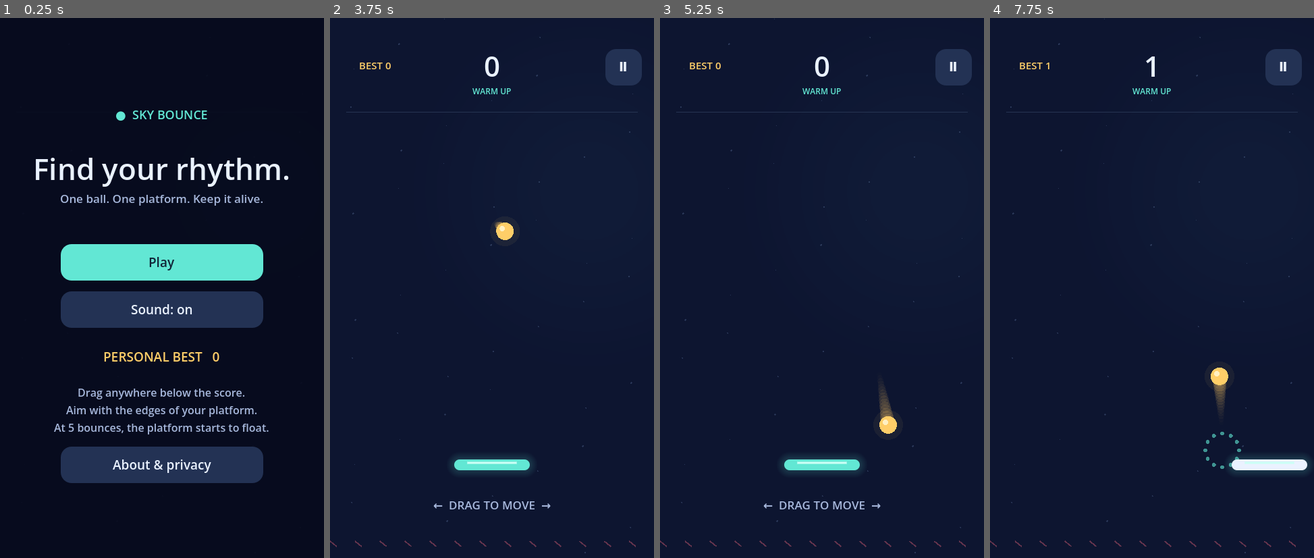
Above: before the commit, frames 1-4 (left to right).
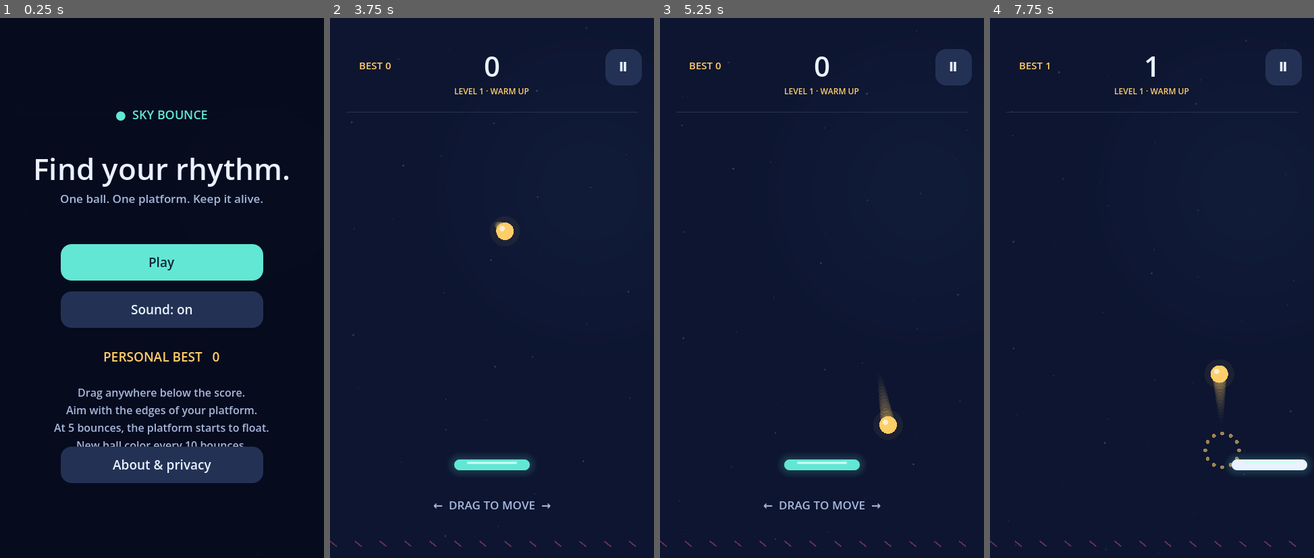
Above: after the commit, the same moments.

Repository: nius195-cpu/sky-bounce
Game: Godot game, scene res://main.tscn
Same seed, same stepped clock (60 frames per second), same inputs: the game is played once before the commit and once after it.
Inputs (mouse positions are in pixels of both pictures, inside the frame that each line leads up to):
- Up to frame 1 (0.25 s): no input
- Up to frame 2 (3.75 s): click "Sound: on" at 0.5 s; click "Sound: off" at 1.25 s; click "About & privacy" at 2 s; click "Back" at 2.75 s; click "Play" at 3.5 s
- Up to frame 3 (5.25 s): click "Ⅱ" at 4.25 s; click "Resume" at 5 s
- Up to frame 4 (7.75 s): click "Main menu" at 5.75 s; click "Play" at 6.5 s; tap Enter at 7.25 s; move the mouse to (1223, 261) at 7.27 s; hold Right (ui_right) from 7.28 s (still down); tap Space at 7.35, 7.52 s; click (1223, 261) at 7.42 s

The runs differ from the first frame. In frame 1, 0.2% of the frame differs, in the area x 23-76%, y 78-80%; in frame 2, 0.2%; in frame 3, 0.2%; in frame 4, 0.4%, in the area x 5-96%, y 0-100%.

Commit message:
Add level colors, animated stars, and continuous speed progression

Diff:
--- a/project.godot
+++ b/project.godot
@@ -5,7 +5,7 @@
 run/main_scene="res://main.tscn"
 config/features=PackedStringArray("4.6", "GL Compatibility")
 config/icon="res://art/icon.svg"
-config/version="1.0.0"
+config/version="1.1.0"
 
 [display]
 window/size/viewport_width=480
--- a/scripts/ball_sim.gd
+++ b/scripts/ball_sim.gd
@@ -25,6 +25,12 @@
 	var amplitude := minf(maxf(score - 4, 0) * 3.0, 55.0)
 	return height - 146.0 + sin(elapsed * 1.15) * amplitude
 
+# Speed up the whole ballistic arc, so higher scores shorten reaction time
+# rather than spending the extra launch energy bouncing against the ceiling.
+# A logarithmic curve keeps increasing beyond the old score-30 speed cap.
+func speed_multiplier() -> float:
+	return 1.0 + 0.55 * log(1.0 + maxf(score, 0) / 15.0)
+
 # Swept crossing in the paddle's moving frame prevents tunnelling.
 func step(dt: float, target_x: float, size: Vector2) -> bool:
 	if lost:
@@ -35,8 +41,9 @@
 	paddle.x = clampf(target_x, PADDLE_WIDTH / 2 + 10, size.x - PADDLE_WIDTH / 2 - 10)
 	paddle.y = platform_y(size.y)
 	var old_ball := ball
-	velocity.y += GRAVITY * dt
-	ball += velocity * dt
+	var motion_dt := dt * speed_multiplier()
+	velocity.y += GRAVITY * motion_dt
+	ball += velocity * motion_dt
 	if ball.x < RADIUS:
 		ball.x = RADIUS + (RADIUS - ball.x)
 		velocity.x = absf(velocity.x)
@@ -55,7 +62,7 @@
 		var paddle_x := lerpf(old_paddle.x, paddle.x, fraction)
 		if absf(cross_x - paddle_x) <= PADDLE_WIDTH / 2 + RADIUS * 0.5:
 			var offset := clampf((cross_x - paddle_x) / (PADDLE_WIDTH / 2), -1, 1)
-			var speed := minf(640 + score * 7, 850)
+			var speed := 640.0
 			var movement := clampf((paddle.x - old_paddle.x) / dt, -450, 450)
 			velocity.x = clampf(offset * 290 + movement * 0.12, -340, 340)
 			velocity.y = -sqrt(speed * speed - velocity.x * velocity.x)
--- a/scripts/game.gd
+++ b/scripts/game.gd
@@ -4,6 +4,10 @@
 const INK := Color("eaf2ff")
 const MINT := Color("62e7d4")
 const GOLD := Color("ffce68")
+const COLOR_INTERVAL := 10
+const BALL_PALETTE := [Color("ffce68"), Color("62e7d4"), Color("72b7ff"), Color("bb9aff"), Color("ff8fa9"), Color("ffad72")]
+var sky_time := 0.0
+var ball_tint := GOLD
 var sim = Sim.new()
 var mode := "menu"
 var best := 0
@@ -117,13 +121,13 @@
 	button_at(overlay, "Play", pos, 300, start_game, true)
 	button_at(overlay, "Sound: " + ("on" if sound_enabled else "off"), pos + Vector2(0, 70), 300, toggle_sound)
 	label_at(overlay, "PERSONAL BEST   %d" % best, pos + Vector2(-40, 153), 380, 19, GOLD)
-	label_at(overlay, "Drag anywhere below the score.\nAim with the edges of your platform.\nAt 5 bounces, the platform starts to float.", pos + Vector2(-45, 208), 390, 16, Color("a7b8dc"))
+	label_at(overlay, "Drag anywhere below the score.\nAim with the edges of your platform.\nAt 5 bounces, the platform starts to float.\nNew ball color every 10 bounces.", pos + Vector2(-45, 208), 390, 16, Color("a7b8dc"))
 	button_at(overlay, "About & privacy", pos + Vector2(0, 300), 300, show_about)
 	if storage_warning:
 		label_at(overlay, "Could not save progress on this device.", pos + Vector2(-45, 365), 390, 15, GOLD)
 
 func show_about() -> void:
-	var pos := make_panel("Keep it simple.", "Sky Bounce 1.0.0")
+	var pos := make_panel("Keep it simple.", "Sky Bounce 1.1.0")
 	label_at(overlay, "Made with Godot Engine (MIT license).\nhttps://godotengine.org/license\n\nNo ads. No tracking. No account.\nScores stay on your device.\nOriginal art and synthesized sound.", pos + Vector2(-40, 0), 380, 17, Color("a7b8dc"))
 	button_at(overlay, "Back", pos + Vector2(0, 200), 300, show_menu, true)
 
@@ -137,6 +141,7 @@
 	finger = -1
 	sim.reset(get_viewport_rect().size)
 	target_x = sim.paddle.x
+	ball_tint = GOLD
 	trail.clear()
 	sparks.clear()
 	make_hud()
@@ -148,7 +153,7 @@
 	var w := get_viewport_rect().size.x
 	score_label = label_at(hud, str(sim.score), Vector2(w / 2 - 65, 42), 130, 42)
 	best_label = label_at(hud, "BEST %d" % best, Vector2(12, 59), 110, 15, GOLD)
-	level_label = label_at(hud, "WARM UP", Vector2(w / 2 - 100, 100), 200, 12, MINT)
+	level_label = label_at(hud, level_text(), Vector2(w / 2 - 100, 100), 200, 12, MINT)
 	button_at(hud, "Ⅱ", Vector2(w - 72, 46), 54, pause_game)
 
 func pause_game() -> void:
@@ -194,6 +199,24 @@
 			finger = -1
 	elif event is InputEventScreenDrag and event.index == finger:
 		target_x = event.position.x + drag_offset
+
+func ball_color_for_score(value: int) -> Color:
+	return BALL_PALETTE[(maxi(value, 0) / COLOR_INTERVAL) % BALL_PALETTE.size()]
+
+func level_text() -> String:
+	return "LEVEL %d · %s" % [sim.score / COLOR_INTERVAL + 1, "FLOAT MODE" if sim.score >= 5 else "WARM UP"]
+
+func star_position(index: int, screen: Vector2) -> Vector2:
+	var depth := float(index % 3 + 1)
+	return Vector2(
+		fposmod(index * 137.3 + 31 + sin(sky_time * 0.12 + index) * depth * 3, screen.x),
+		fposmod(index * 83.7 + 132 + sky_time * (3 + depth * 3), screen.y))
+
+func _process(dt: float) -> void:
+	if mode != "paused":
+		sky_time += dt
+		ball_tint = ball_tint.lerp(ball_color_for_score(sim.score), 1.0 - exp(-6.0 * dt))
+	queue_redraw()
 
 func _physics_process(dt: float) -> void:
 	var screen := get_viewport_rect().size
@@ -219,7 +242,8 @@
 			trail.pop_back()
 		score_label.text = str(sim.score)
 		best_label.text = "BEST %d" % best
-		level_label.text = "FLOAT MODE" if sim.score >= 5 else "WARM UP"
+		level_label.text = level_text()
+		level_label.add_theme_color_override("font_color", ball_tint)
 		for i in range(sparks.size() - 1, -1, -1):
 			sparks[i].life -= dt
 			sparks[i].p += sparks[i].v * dt
@@ -254,18 +278,19 @@
 		var a := float(i) / 12
 		draw_circle(Vector2(screen.x * 0.8, screen.y * 0.32), 260 - i * 17, Color(0.1, 0.18, 0.30, 0.025 + a * 0.005))
 	for i in range(44):
-		var p := Vector2(fmod(i * 137.3 + 31, screen.x), fmod(i * 83.7 + 132, screen.y))
-		draw_circle(p, 1.4 if i % 3 == 0 else 0.8, Color(0.56, 0.68, 0.88, 0.22))
+		var p := star_position(i, screen)
+		var twinkle := 0.18 + 0.07 * sin(sky_time * 0.7 + i * 1.9)
+		draw_circle(p, 1.4 if i % 3 == 0 else 0.8, Color(0.56, 0.68, 0.88, twinkle))
 	draw_line(Vector2(24, 140), Vector2(screen.x - 24, 140), Color("263452"), 1)
 	if mode == "playing" or mode == "paused" or mode == "over":
 		for i in range(trail.size() - 1, -1, -1):
 			var strength := 1.0 - float(i) / maxf(1, trail.size())
-			draw_circle(trail[i], 3 + strength * 8, Color(1, 0.78, 0.38, strength * 0.16))
+			draw_circle(trail[i], 3 + strength * 8, Color(ball_tint, strength * 0.16))
 		for spark in sparks:
-			draw_circle(spark.p, 3, Color(0.38, 0.91, 0.83, spark.life * 2))
-		draw_circle(sim.ball, 22, Color(1, 0.8, 0.4, 0.06))
-		draw_circle(sim.ball, Sim.RADIUS, GOLD)
-		draw_circle(sim.ball + Vector2(-4, -4), 4, Color("fff0c1"))
+			draw_circle(spark.p, 3, Color(ball_tint, spark.life * 2))
+		draw_circle(sim.ball, 22, Color(ball_tint, 0.06))
+		draw_circle(sim.ball, Sim.RADIUS, ball_tint)
+		draw_circle(sim.ball + Vector2(-4, -4), 4, ball_tint.lightened(0.65))
 		var rect := Rect2(sim.paddle - Vector2(56, 0), Vector2(112, 16))
 		var style := StyleBoxFlat.new()
 		style.bg_color = INK if sim.bounce_flash > 0 else MINT
--- a/tests/run.gd
+++ b/tests/run.gd
@@ -53,6 +53,23 @@
 	check(sim.ball == final_ball, "Lost simulation freezes")
 	sim.reset(SIZE)
 	check(not sim.lost and sim.score == 0, "Restart resets game")
+	var previous_multiplier := 0.0
+	var increasing := true
+	for value in [0, 5, 10, 30, 60, 100, 250, 1000]:
+		sim.score = value
+		increasing = increasing and sim.speed_multiplier() > previous_multiplier
+		previous_multiplier = sim.speed_multiplier()
+	check(increasing, "Speed keeps increasing beyond score 30 and at high scores")
+	sim.reset(SIZE)
+	var initial_ball: Vector2 = sim.ball
+	sim.step(1.0 / 120, 240, SIZE)
+	var early_distance: float = sim.ball.distance_to(initial_ball)
+	sim.reset(SIZE)
+	sim.score = 100
+	sim.step(1.0 / 120, 240, SIZE)
+	check(sim.ball.distance_to(initial_ball) > early_distance * 2, "High scores move the ball faster in actual simulation time")
+	sim.reset(SIZE)
+	check(is_equal_approx(sim.speed_multiplier(), 1), "Restart restores starting speed")
 	var min_y := 9999.0
 	var max_y := 0.0
 	for i in range(120 * 180):
@@ -64,12 +81,19 @@
 			break
 	check(sim.score >= 60 and not sim.lost, "Three-minute automated rally remains playable")
 	check(max_y - min_y > 50, "Difficulty moves platform vertically")
-	check(sim.velocity.length() < 1100, "Speed remains bounded")
+	check(sim.velocity.length() < 1100, "Ballistic arc stays stable during the long rally")
 	print("Automated rally: %d bounces" % sim.score)
 	var game = load("res://main.tscn").instantiate()
 	root.add_child(game)
 	await process_frame
 	check(game.mode == "menu", "Main menu opens")
+	check(game.ball_color_for_score(0) == game.ball_color_for_score(9), "Ball color stays consistent within a level")
+	check(game.ball_color_for_score(10) != game.ball_color_for_score(9), "Ball color changes at 10 points")
+	check(game.ball_color_for_score(20) != game.ball_color_for_score(10), "Later level has a new ball color")
+	check(game.ball_color_for_score(60) == game.ball_color_for_score(0), "Color palette cycles for continued play")
+	var old_star: Vector2 = game.star_position(0, SIZE)
+	game._process(1.0)
+	check(game.star_position(0, SIZE) != old_star, "Stars move over time in menus")
 	game.start_game()
 	await process_frame
 	check(game.mode == "playing", "Play starts game")
@@ -83,17 +107,25 @@
 	drag.position = Vector2(220, 600)
 	game._unhandled_input(drag)
 	check(is_equal_approx(game.target_x, 280), "Touch drag moves relative to finger")
+	game.sim.score = 10
+	var previous_tint: Color = game.ball_tint
+	game._process(0.1)
+	check(game.ball_tint != previous_tint and game.ball_tint != game.ball_color_for_score(10), "Milestone color transition is gradual")
 	game.pause_game()
+	var paused_sky: float = game.sky_time
+	var paused_tint: Color = game.ball_tint
 	var paused_ball: Vector2 = game.sim.ball
 	for i in range(5):
 		await physics_frame
 	check(game.mode == "paused" and game.sim.ball == paused_ball, "Pause freezes physics")
+	check(game.sky_time == paused_sky and game.ball_tint == paused_tint, "Pause freezes star and ball-color animation")
 	game.resume_game()
 	check(game.mode == "playing", "Resume works")
 	game._notification(Node.NOTIFICATION_APPLICATION_PAUSED)
 	check(game.mode == "paused", "Backgrounding automatically pauses")
 	game.start_game()
 	check(game.sim.score == 0, "Restart clears score")
+	check(game.ball_tint == game.ball_color_for_score(0), "Restart restores first ball color")
 	game.best = 123
 	game.persist()
 	var config := ConfigFile.new()
Not shown, changed: export_presets.cfg
Not shown, changed: README.md
Not shown, added: docs/CHANGELOG.md
